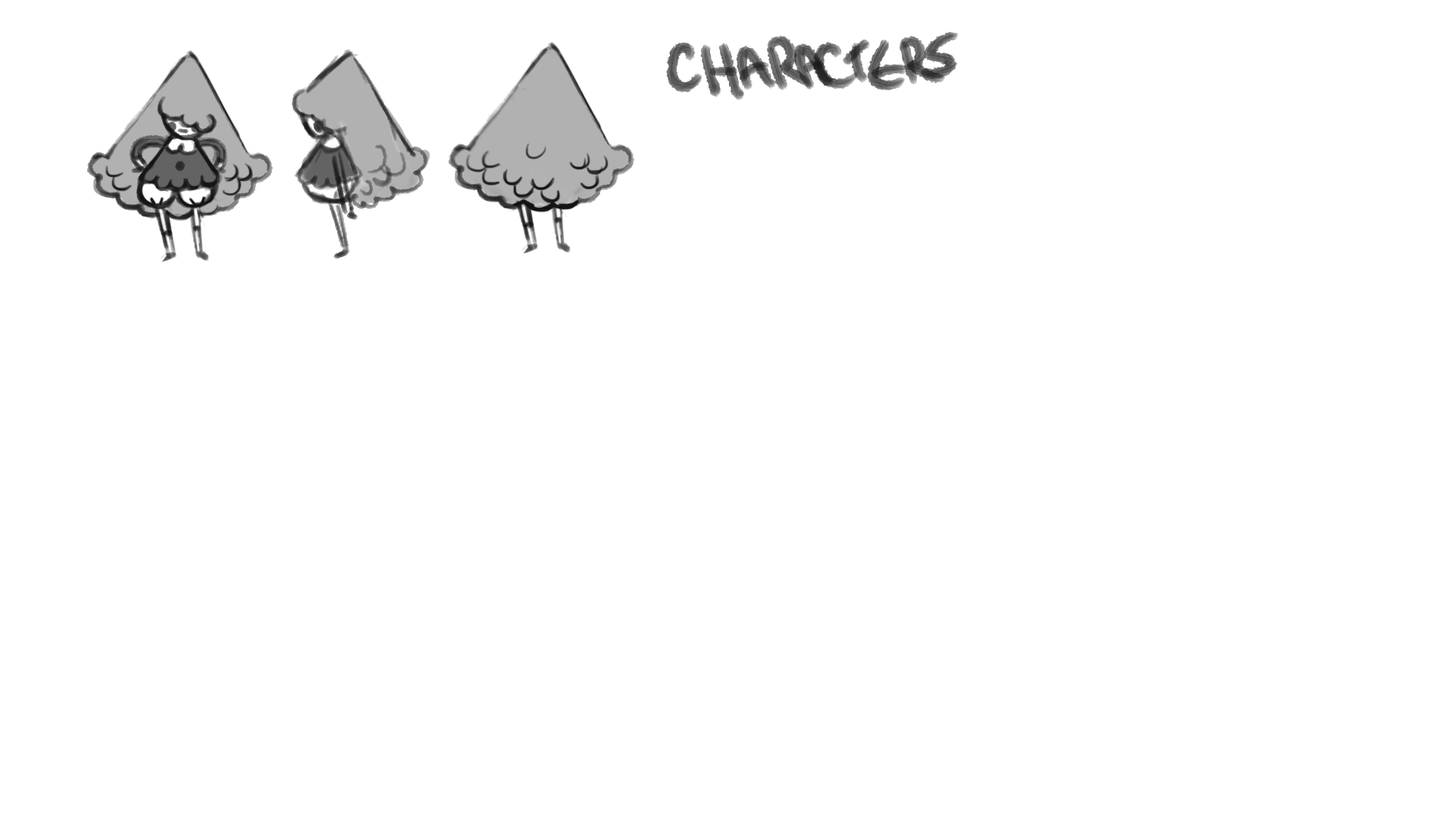
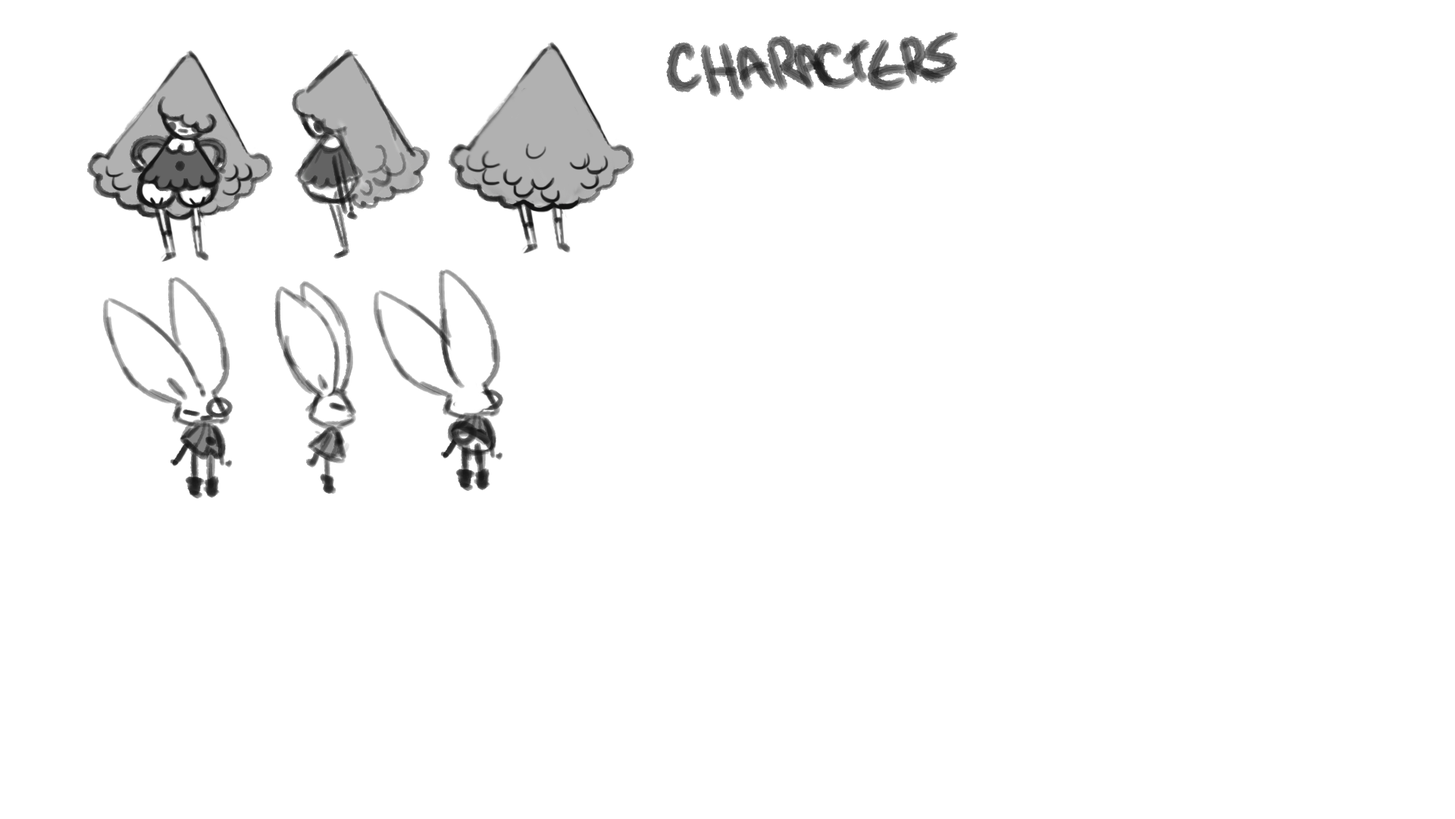
Comparing the layer stacks of the two 1455px x 819px images. Changes:
added group "Group 12" with 2 layers above "Group 11 copy" over <box>274,280,358,494</box>
added layer "Layer 32" in group "Group 12" over <box>274,280,358,494</box>
added layer "Layer 33" in group "Group 12" over <box>310,432,350,464</box>
added group "Group 11 copy" with 2 layers above "Group 11" over <box>372,269,505,492</box>
added layer "Layer 30" (1st of 2, in "Group 11 copy") in group "Group 11 copy" over <box>372,269,505,492</box>
added layer "Layer 31" (1st of 2, in "Group 11 copy") (52%) in group "Group 11 copy" over <box>456,413,495,449</box>
added group "Group 11" with 2 layers above "alice" over <box>102,276,234,499</box>
added layer "Layer 30" (2nd of 2, in "Group 11") in group "Group 11" over <box>102,276,234,499</box>
added layer "Layer 31" (2nd of 2, in "Group 11") (52%) in group "Group 11" over <box>184,421,224,457</box>
